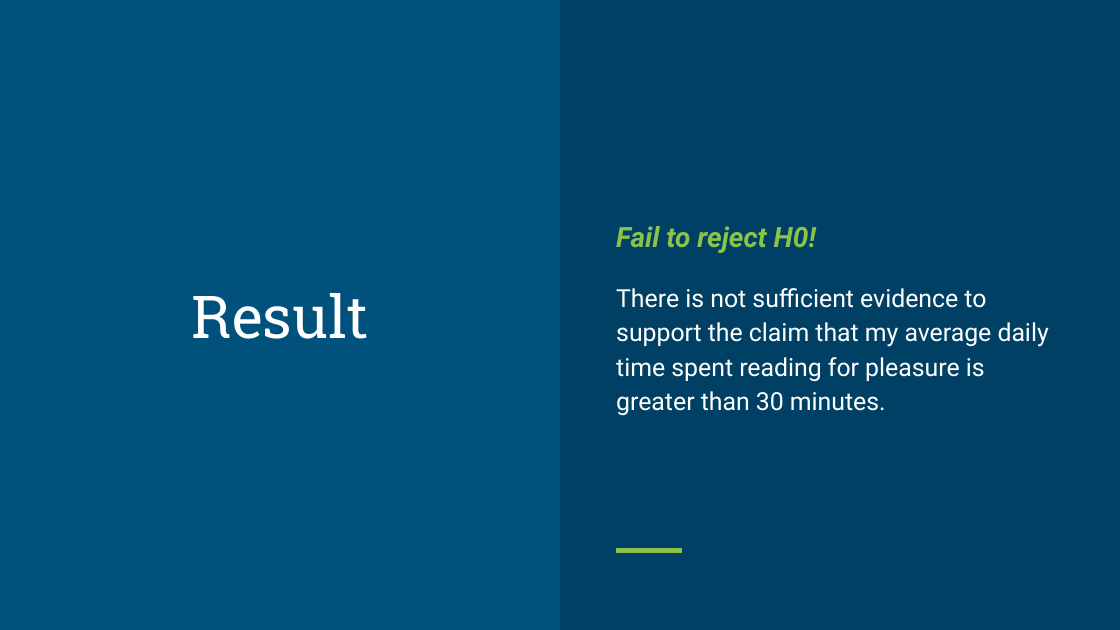
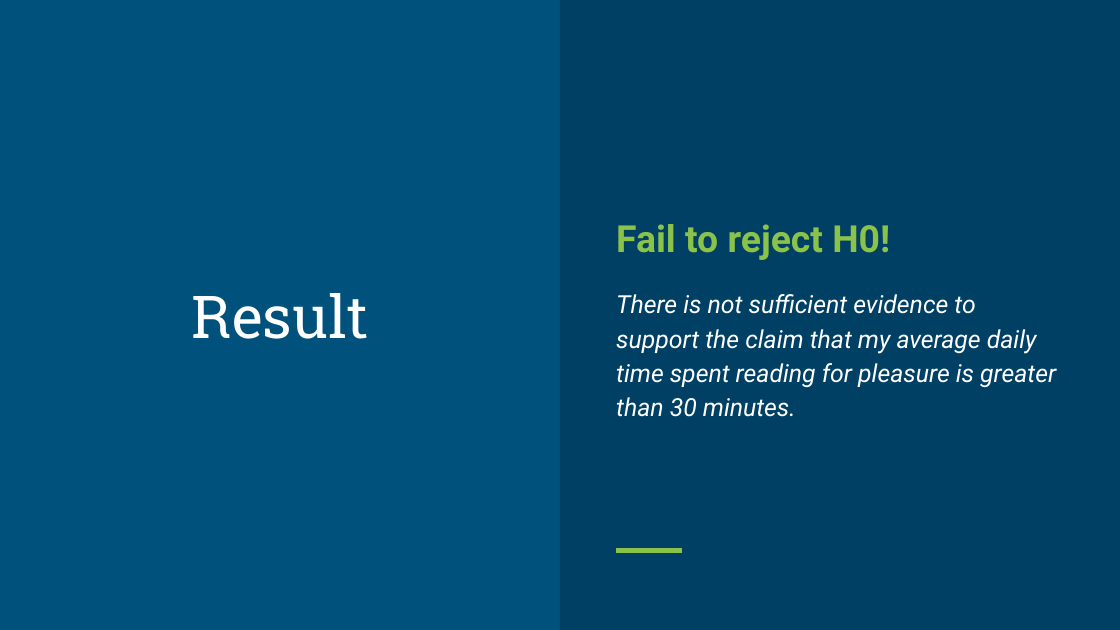
Before and after one commit to DoctorFarmer/DataScienceDegree, a slide deck: slide 8 of Data211 Project.pptx (slide 7 before the commit). Drawn at 1120x630 pixels with LibreOffice and Linux fonts; fonts in the diff are those of the drawing. Boxes give left, top, right and bottom in pixels: in the first picture for what was removed or moved away, otherwise in the second. Text is boxed around its words. In the diff, an @@ line names an element or a change of style, - is before the commit and + after.

```diff
--- a/Data211 Project.pptx
+++ b/Data211 Project.pptx
@@ text "Fail to reject H0!" at (x1=616, y1=224, x2=1056, y2=417): size 18 to 24 pt, italic off in "Fail to reject H0!"; italic on in "There is not sufficient evidence to support ..." @@
```
Also in this commit, not shown: 4 other slides changed, 1 slide added.
